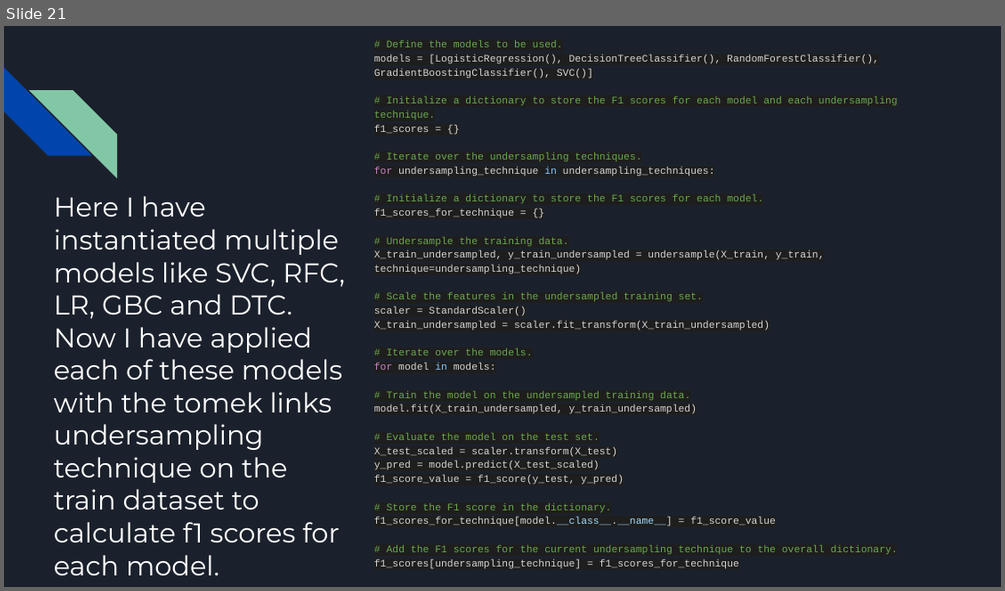
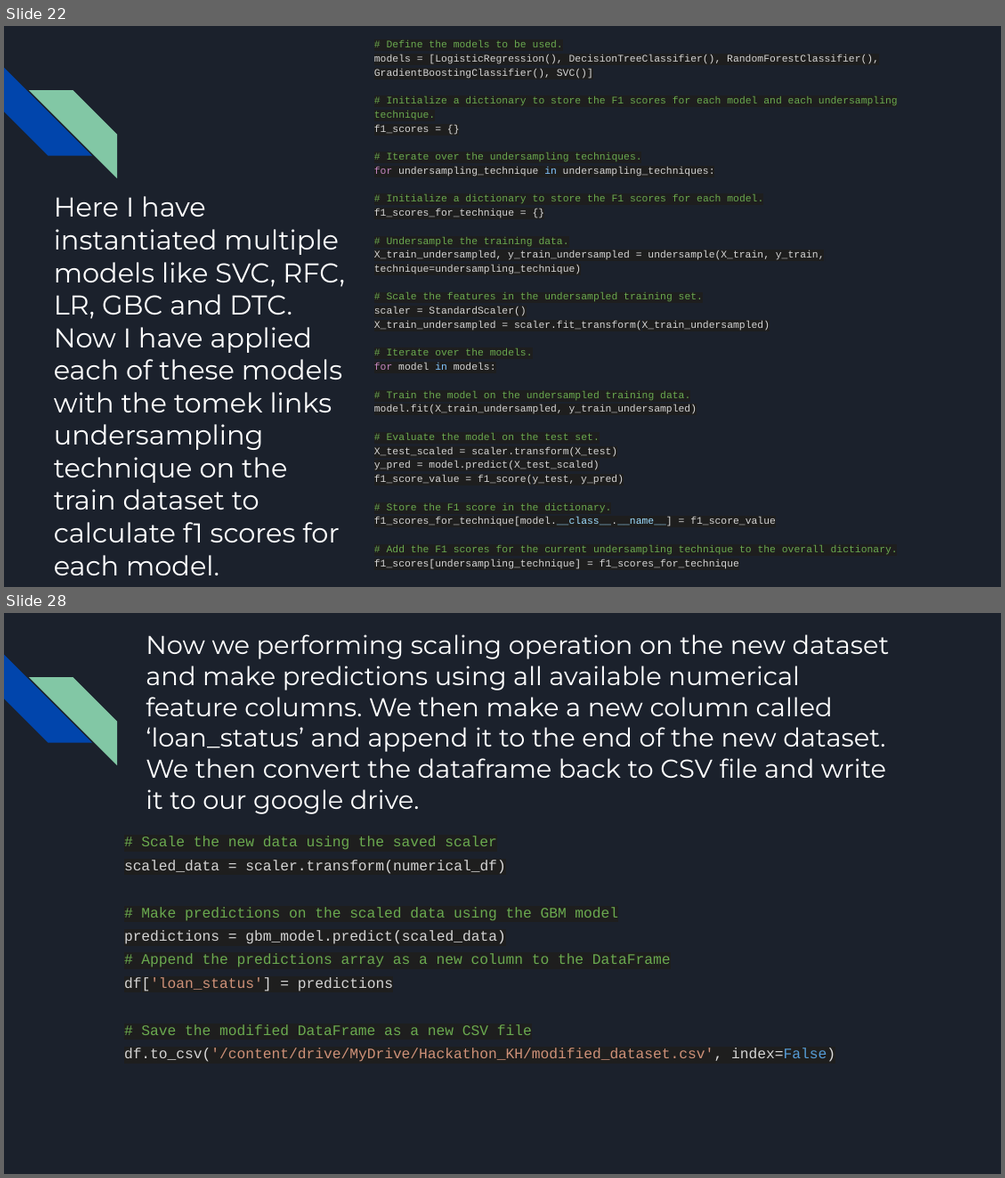
Before and after one commit to TheRocker1212/Hackathon_KH, a slide deck: Loan Repayment Assessment in Banking.pptx. Shown one above the other, each under a label of ours: slide 21 before the commit, slides 22 and 28 after it; the slides between them are not shown. The pictures are 1005x591 and 1005x1178 pixels, drawn with LibreOffice and Linux fonts; fonts in the diff are those of the drawing. Boxes give left, top, right and bottom in pixels: in the first picture for what was removed or moved away, otherwise in the second. Text is boxed around its words. In the diff, an @@ line names an element or a change of style, - is before the commit and + after.

```diff
--- a/Loan Repayment Assessment in Banking.pptx
+++ b/Loan Repayment Assessment in Banking.pptx
@@ slide 28 added at <box>4,613,1001,1174</box>, background #1B212C; not listed: 2 template elements that a slide beside it also shows @@
@@ title added at <box>146,634,890,814</box>, 18.6 pt, text #FFFFFF @@
+Now we performing scaling operation on the new dataset and make predictions using all available numerical feature columns. We then make a new column called ‘loan_status’ and append it to the end of the new dataset. We then convert the dataframe back to CSV file and write it to our google drive.
@@ text added at <box>124,835,835,1062</box>, 10.5 pt, text #6AA94F @@
+# Scale the new data using the saved scaler
+scaled_data = scaler.transform(numerical_df)
+# Make predictions on the scaled data using the GBM model
+predictions = gbm_model.predict(scaled_data)
+# Append the predictions array as a new column to the DataFrame
+df['loan_status'] = predictions
+# Save the modified DataFrame as a new CSV file
+df.to_csv('/content/drive/MyDrive/Hackathon_KH/modified_dataset.csv', index=False)
@@ what was slide 21 is now slide 22 @@
```
Also in this commit, not shown: 1 slide changed, 8 other slides added, 3 slides removed.
